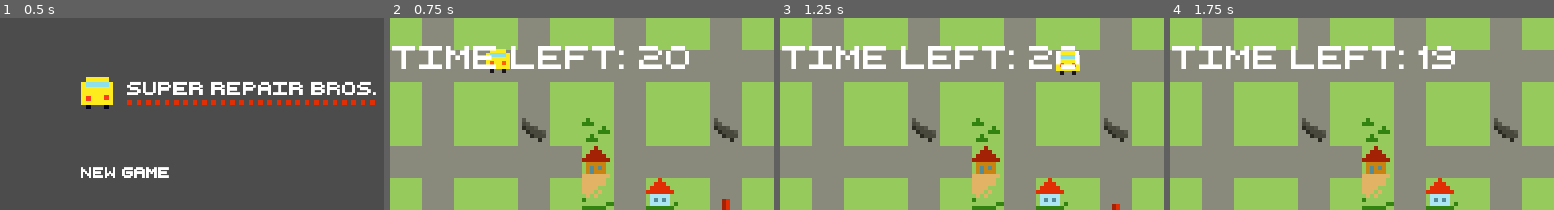
Above: before the commit, frames 1-4 (left to right).
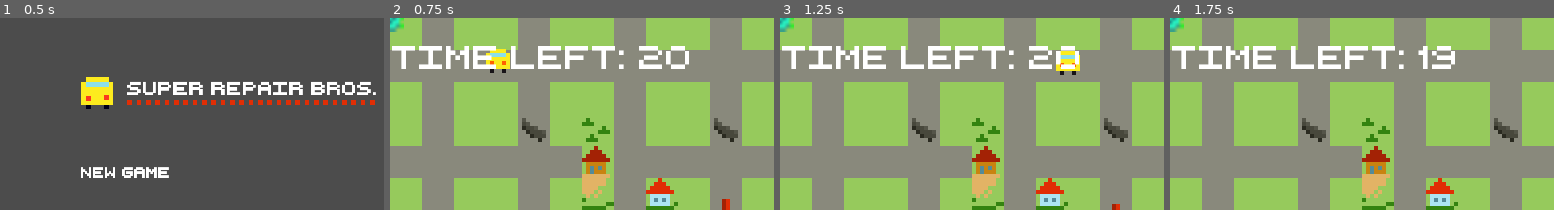
Above: after the commit, the same moments.

Repository: super-repair-bros/super-repair-bros
Game: Godot game, scene res://Scenes/TitleScreen/TitleScreen.tscn
Same seed, same stepped clock (60 frames per second), same inputs: the game is played once before the commit and once after it.
Inputs (mouse positions are % of the whole screen's width and height, from its top left):
- Up to frame 1 (0.5 s): no input
- Up to frame 2 (0.75 s): click (30, 40) at 0.5 s
- Up to frame 3 (1.25 s): no input
- Up to frame 4 (1.75 s): move the mouse to (72, 45) at 1.27 s; press the mouse at (72, 45) at 1.28 s; hold D (right) from 1.28 s (still down)
The pictures show only the part of the screen within x 0-50%, y 0-50%; the shares and areas given below are measured in that part.

Frame 1 is identical in both runs. In frame 2, 0.2% of the frame differs, in the area x 0-4%, y 0-8%; in frame 3, 0.2%; in frame 4, 0.2%.

Commit message:
Add turtle

Diff:
--- a/Scenes/TitleScreen/TitleScreen.tscn
+++ b/Scenes/TitleScreen/TitleScreen.tscn
@@ -39,11 +39,11 @@
 
 [node name="HBoxContainer" type="HBoxContainer" parent="MainMenu"]
 margin_right = 912.0
-margin_bottom = 454.0
+margin_bottom = 416.0
 
 [node name="VBoxContainer" type="VBoxContainer" parent="MainMenu/HBoxContainer"]
 margin_right = 456.0
-margin_bottom = 454.0
+margin_bottom = 416.0
 size_flags_vertical = 3
 
 [node name="TitleLabel" type="TextureRect" parent="MainMenu/HBoxContainer/VBoxContainer"]
@@ -54,15 +54,15 @@
 [node name="VBoxContainer" type="VBoxContainer" parent="MainMenu/HBoxContainer/VBoxContainer"]
 margin_top = 68.0
 margin_right = 456.0
-margin_bottom = 428.0
+margin_bottom = 390.0
 size_flags_vertical = 3
 custom_constants/separation = 30
 alignment = 1
 
 [node name="NewGameLabel" type="TextureButton" parent="MainMenu/HBoxContainer/VBoxContainer/VBoxContainer"]
-margin_top = 78.0
+margin_top = 59.0
 margin_right = 456.0
-margin_bottom = 126.0
+margin_bottom = 107.0
 texture_normal = ExtResource( 4 )
 texture_hover = ExtResource( 9 )
 
@@ -83,38 +83,38 @@
 texture_hover = ExtResource( 9 )
 
 [node name="CreditsLabel" type="TextureButton" parent="MainMenu/HBoxContainer/VBoxContainer/VBoxContainer"]
-margin_top = 156.0
+margin_top = 137.0
 margin_right = 456.0
-margin_bottom = 204.0
+margin_bottom = 185.0
 texture_normal = ExtResource( 7 )
 texture_hover = ExtResource( 8 )
 
 [node name="ExitLabel" type="TextureButton" parent="MainMenu/HBoxContainer/VBoxContainer/VBoxContainer"]
-margin_top = 234.0
+margin_top = 215.0
 margin_right = 456.0
-margin_bottom = 282.0
+margin_bottom = 263.0
 texture_normal = ExtResource( 6 )
 texture_hover = ExtResource( 10 )
 
 [node name="VersionLabel" type="Label" parent="MainMenu/HBoxContainer/VBoxContainer"]
-margin_top = 432.0
+margin_top = 394.0
 margin_right = 456.0
-margin_bottom = 454.0
+margin_bottom = 416.0
 custom_fonts/font = SubResource( 1 )
 text = "A Global Game Jam project - 2020."
 
 [node name="CenterContainer" type="CenterContainer" parent="MainMenu/HBoxContainer"]
 margin_left = 460.0
 margin_right = 912.0
-margin_bottom = 454.0
+margin_bottom = 416.0
 size_flags_horizontal = 3
 size_flags_vertical = 3
 
 [node name="Characters" type="TextureRect" parent="MainMenu/HBoxContainer/CenterContainer"]
 margin_left = 222.0
-margin_top = 223.0
+margin_top = 204.0
 margin_right = 230.0
-margin_bottom = 231.0
+margin_bottom = 212.0
 texture = ExtResource( 3 )
 
 [node name="Camera2D" type="Camera2D" parent="."]
--- a/Scenes/level/level.tscn
+++ b/Scenes/level/level.tscn
@@ -15,6 +15,7 @@
 [ext_resource path="res://Assets/Sounds/repair.wav" type="AudioStream" id=13]
 [ext_resource path="res://Assets/Graphics/tiles/road_3_ends.png" type="Texture" id=14]
 [ext_resource path="res://Assets/Sounds/background.wav" type="AudioStream" id=15]
+[ext_resource path="res://Scenes/turtle/turtle.tscn" type="PackedScene" id=16]
 
 [sub_resource type="ConvexPolygonShape2D" id=1]
 points = PoolVector2Array( 8, 8, 0, 8, 0, 0, 8, 0 )
@@ -318,6 +319,8 @@
 pause_mode = 2
 stream = ExtResource( 15 )
 autoplay = true
+
+[node name="turtle" parent="." instance=ExtResource( 16 )]
 [connection signal="successfully_repaired" from="." to="GUI" method="_on_level_successfully_repaired"]
 [connection signal="timeout" from="MyCar/RepairTimer" to="." method="_on_RepairTimer_timeout"]
 [connection signal="GameOver" from="GUI" to="." method="_on_GUI_GameOver"]
--- a/Scenes/level/tiles.gd
+++ b/Scenes/level/tiles.gd
@@ -3,6 +3,7 @@
 export var levelwidht = 8
 export var levelheight = 4
 
+var turtlelocations = []
 
 # Called when the node enters the scene tree for the first time.
 func _ready():
@@ -28,6 +29,8 @@
 				if randnum == 2:
 					set_cell(lvlx, lvly, 1)
 				if randnum == 3:
+					# This tile has a crosswalk, remember that for our tutrle locations
+
 					set_cell(lvlx, lvly, 2)
 				if randnum == 4:
 					set_cell(lvlx, lvly, 5)
@@ -39,6 +42,8 @@
 					set_cell(lvlx, lvly, 3)
 				if randnum == 2:
 					set_cell(lvlx, lvly, 4)
+	# Set a turtle
+
 
 func _input(event):
 	if event.is_action_pressed("ui_cancel"):
--- /dev/null
+++ b/Scenes/turtle/turtle.tscn
@@ -0,0 +1,14 @@
+[gd_scene load_steps=3 format=2]
+
+[ext_resource path="res://Assets/Graphics/objects/turtle.png" type="Texture" id=1]
+
+[sub_resource type="RectangleShape2D" id=1]
+extents = Vector2( 3.36573, 2.94554 )
+
+[node name="turtle" type="KinematicBody2D"]
+
+[node name="Sprite" type="Sprite" parent="."]
+texture = ExtResource( 1 )
+
+[node name="CollisionShape2D" type="CollisionShape2D" parent="."]
+shape = SubResource( 1 )
Not shown, added: Assets/Graphics/objects/car_blue.png.import
Not shown: 1 places in Scenes/level/level.tscn that only renumber resources
